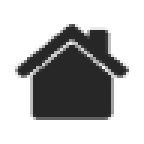
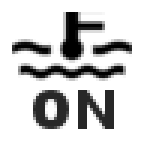
Before/after of a 144px x 144px layered artwork. What changed in the layer stack:
hid group "home xyz" (1 layers) over [12, 24, 132, 120]
added layer "on" above "off" over [33, 90, 114, 129]
added layer "coolant" above "Layer" over [12, 12, 132, 81]
